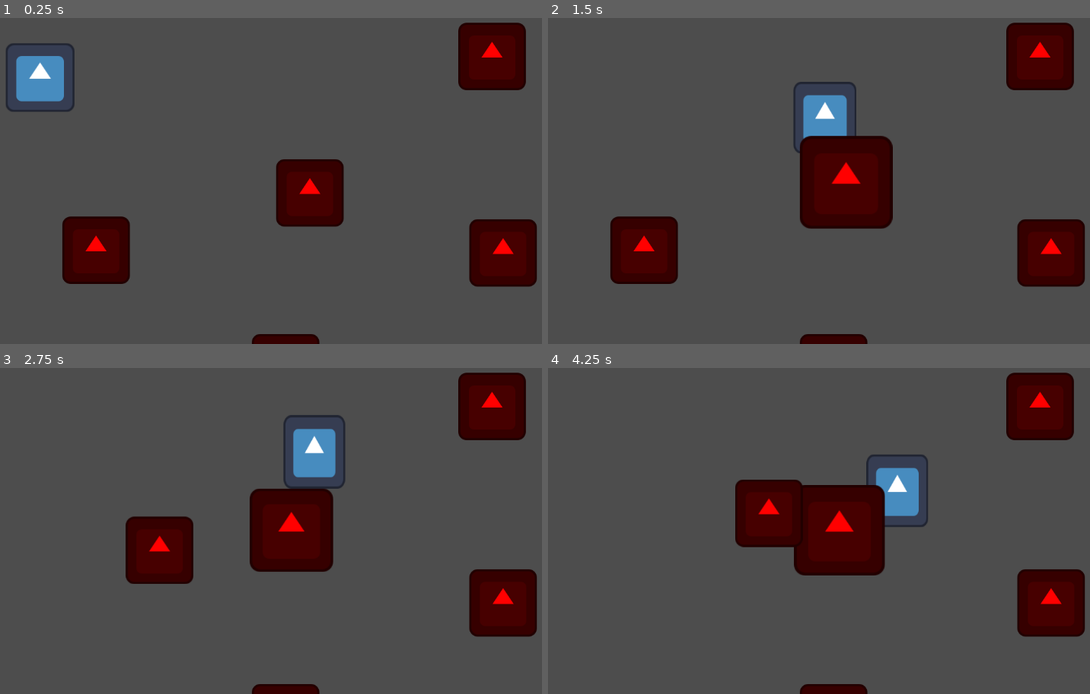
Above: before the commit, frames 1-4 (two rows, left to right).
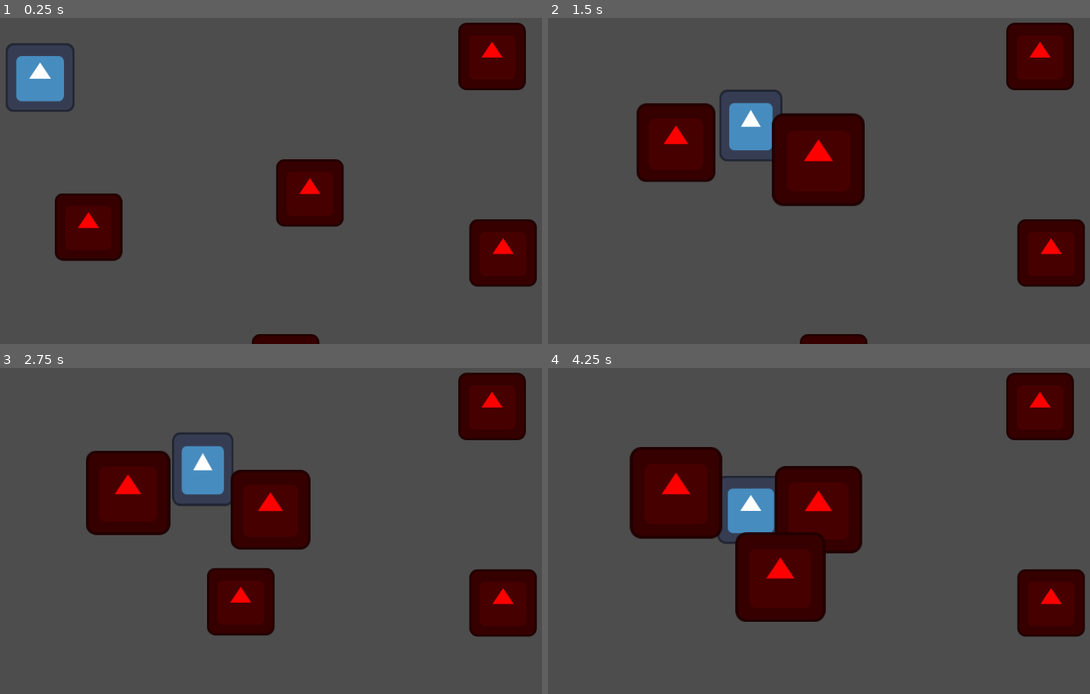
Above: after the commit, the same moments.

Repository: PietPadda/Godot_2D_ARPG
Game: Godot game, scene res://scenes/levels/main.tscn
Two runs of this game, one before a commit and one after it. Both use one fixed random seed, a clock stepped at 60 frames per second and the inputs below. The engine's default icon, where the game draws it, is replaced by a stand-in: a white triangle on a blue panel in a dark square.
Inputs (mouse positions are in pixels of both pictures, inside the frame that each line leads up to):
- Up to frame 1 (0.25 s): no input
- Up to frame 2 (1.5 s): move the mouse to (949, 154) at 0.52 s; press the mouse at (949, 154) at 0.53 s; move the mouse to (694, 190) at 1.27 s; release the mouse at (694, 190) at 1.28 s; tap Space (attack) at 1.35 s
- Up to frame 3 (2.75 s): click (146, 540) at 1.55 s; move the mouse to (325, 449) at 2.02 s; press the mouse at (325, 449) at 2.03 s
- Up to frame 4 (4.25 s): move the mouse to (781, 592) at 2.77 s; release the mouse at (781, 592) at 2.78 s; click (781, 592) at 2.85 s; move the mouse to (997, 573) at 3.52 s; hold Space (attack) from 3.53 s (still down); click (997, 573) at 3.8 s

The runs differ from the first frame. In frame 1, 2.4% of the frame differs, in the area x 10-25%, y 53-82%; in frame 2, 13%; in frame 3, 15%, in the area x 15-64%, y 14-100%; in frame 4, 15%.

Commit message:
fix(player): allow MoveState to transition to ChaseState

Diff:
--- a/scenes/enemies/skeleton.tscn
+++ b/scenes/enemies/skeleton.tscn
@@ -50,16 +50,12 @@
 &"RESET": SubResource("Animation_quxur")
 }
 
-[sub_resource type="CapsuleShape2D" id="CapsuleShape2D_3o7vv"]
-radius = 64.0
-height = 130.0
-
 [sub_resource type="CircleShape2D" id="CircleShape2D_s0h66"]
-radius = 196.125
+radius = 406.769
 
 [node name="Skeleton" type="CharacterBody2D"]
 collision_layer = 2
-collision_mask = 4
+collision_mask = 6
 script = ExtResource("1_s0h66")
 
 [node name="AnimationComponent" type="Node" parent="."]
@@ -87,14 +83,15 @@
 modulate = Color(1, 0, 0, 1)
 texture = ExtResource("1_p728r")
 
-[node name="CollisionShape2D" type="CollisionShape2D" parent="."]
-shape = SubResource("CapsuleShape2D_3o7vv")
+[node name="CollisionShape2D" type="CollisionPolygon2D" parent="."]
+polygon = PackedVector2Array(-64, -51, -60, -60, -50, -64, 53, -64, 60, -59, 64, -51, 64, 52, 60, 59, 52, 64, -53, 64, -60, 59, -64, 51)
 
 [node name="AggroRadius" type="Area2D" parent="."]
 collision_layer = 0
 collision_mask = 4
 
 [node name="CollisionShape2D" type="CollisionShape2D" parent="AggroRadius"]
+position = Vector2(-2, 0)
 shape = SubResource("CircleShape2D_s0h66")
 
 [node name="StatsComponent" type="Node" parent="."]
--- a/scenes/player/player.tscn
+++ b/scenes/player/player.tscn
@@ -16,7 +16,7 @@
 
 [sub_resource type="Animation" id="Animation_fcs02"]
 resource_name = "Attack"
-length = 1.5
+length = 0.7
 tracks/0/type = "value"
 tracks/0/imported = false
 tracks/0/enabled = true
@@ -24,7 +24,7 @@
 tracks/0/interp = 1
 tracks/0/loop_wrap = true
 tracks/0/keys = {
-"times": PackedFloat32Array(0, 0.1, 1.5),
+"times": PackedFloat32Array(0, 0.1, 0.7),
 "transitions": PackedFloat32Array(1, 1, 1),
 "update": 0,
 "values": [Vector2(1, 1), Vector2(1.5, 1.5), Vector2(1, 1)]
@@ -86,10 +86,6 @@
 &"RESET": SubResource("Animation_gx1jg")
 }
 
-[sub_resource type="CapsuleShape2D" id="CapsuleShape2D_dovo2"]
-radius = 63.0
-height = 128.0
-
 [node name="Player" type="CharacterBody2D"]
 collision_layer = 4
 collision_mask = 2
@@ -122,8 +118,8 @@
 [node name="Sprite2D" type="Sprite2D" parent="."]
 texture = ExtResource("1_8afob")
 
-[node name="CollisionShape2D" type="CollisionShape2D" parent="."]
-shape = SubResource("CapsuleShape2D_dovo2")
+[node name="CollisionShape2D" type="CollisionPolygon2D" parent="."]
+polygon = PackedVector2Array(64, 51, 59, 60, 50, 64, -52, 64, -60, 59, -64, 52, -64, -51, -61, -59, -52, -64, 51, -64, 60, -59, 64, -51)
 
 [node name="AttackTimer" type="Timer" parent="."]
 
--- a/scripts/player/states/player_move_state.gd
+++ b/scripts/player/states/player_move_state.gd
@@ -20,8 +20,21 @@
 	# If the player clicks a new destination while already moving,
 	# we update the target without changing state.
 	if event.is_action_pressed("move_click"):
-		var target_position = player.get_global_mouse_position()
-		movement_component.set_movement_target(target_position)
+		# If the player clicks, we first check if they clicked on an enemy.
+		if event.is_action_pressed("move_click"):
+			var target = _get_target_under_mouse()
+
+			if target:
+				# If a target was found, interrupt the current move and start chasing.
+				print("New target selected while moving. Switching to Chase.")
+				var chase_state = state_machine.states["chase"]
+				chase_state.target = target
+				state_machine.change_state("Chase")
+			else:
+				# If no target was found, it's just a regular move command.
+				# Update the destination and stay in the MoveState.
+				var target_position = player.get_global_mouse_position()
+				movement_component.set_movement_target(target_position)
 
 func process_physics(_delta: float) -> void:
 	# In the physics update, we check if we've reached our destination.
@@ -29,3 +42,24 @@
 	if distance_to_target < 5.0:
 		# If we have, we transition back to the "Idle" state.
 		state_machine.change_state("Idle")
+
+# Helper function to check for colliders under the mouse.
+func _get_target_under_mouse() -> Node2D:
+	var world_space = player.get_world_2d().direct_space_state
+	var mouse_pos = player.get_global_mouse_position()
+
+	# Set up the query.
+	var query = PhysicsPointQueryParameters2D.new()
+	query.position = mouse_pos
+	# This is where we specify which layer we are looking for.
+	# 2 is the number for our "enemies" layer.
+	query.collision_mask = 2
+
+	# Perform the query.
+	var results = world_space.intersect_point(query)
+
+	# Return the first valid collider found.
+	if not results.is_empty():
+		return results[0].collider
+
+	return null
Not shown: 1 places in scenes/enemies/skeleton.tscn that only renumber resources
Not shown: 1 places in scenes/player/player.tscn that only renumber resources
